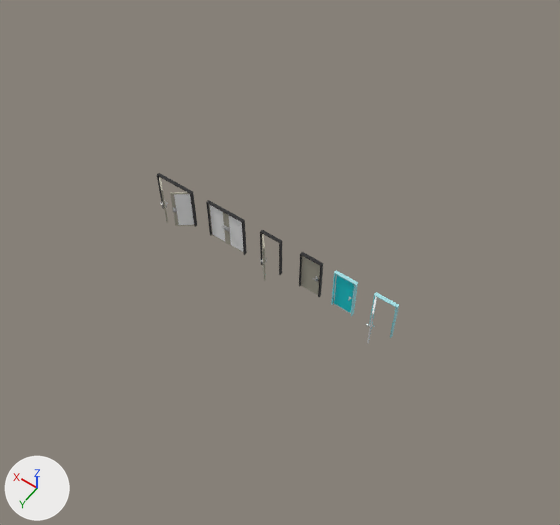
The FBX model Assets/Environment/Toy Item/doors.fbx: old version first, new version second.
Camera for both pictures: a 50 mm camera at (-14.1, 18.5, 29.9) aimed at (-1.5, 0.9, 2.3). Lighting does not change. The marker at lower left points along +X, +Y and +Z. Where no turn or scale is listed for an object, it has been applied to the vertices.

The first picture shows 'Pintu wc.003', 'frame kantor', 'frame kantor.001', 'frame wc', 'frame wc.001', 'framepintu masuk toko', 'framepintu masuk toko.001', 'pintu kantor', 'pintu kantor.001', 'pintu masuk toko', 'pintu masuk toko.001', 'pintu masuk toko.002', 'pintu masuk toko.003'.
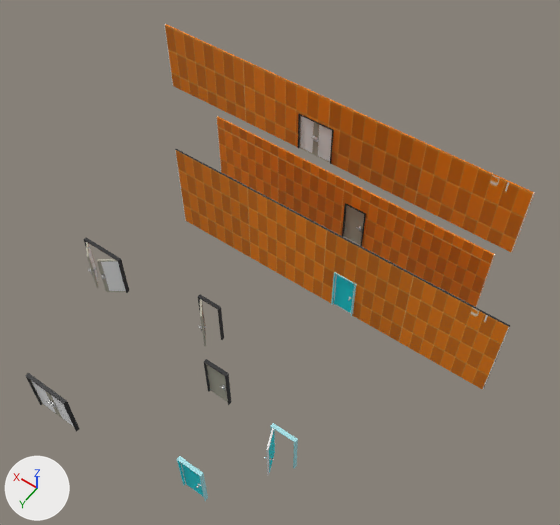
What differs and where, as boxes (x1, y1, x2, y2) in the pictures (560 x 525 px):
'frame wc', reshaped (1100% wider, 415% taller)
    before: (331, 270, 358, 316)
    after: (175, 149, 510, 390)
'framepintu masuk toko', reshaped, moved (783% wider, 311% taller)
    before: (206, 200, 247, 255)
    after: (164, 24, 534, 253)
'frame kantor', reshaped, moved (1020% wider, 317% taller)
    before: (299, 252, 323, 297)
    after: (216, 116, 495, 307)
'pintu masuk toko.003', moved
    before: (170, 192, 194, 226)
    after: (97, 259, 126, 292)
'pintu kantor.001', moved
    before: (301, 256, 320, 295)
    after: (344, 206, 364, 245)
'pintu masuk toko', moved
    before: (209, 205, 228, 244)
    after: (299, 116, 316, 155)
'pintu masuk toko.001', moved
    before: (226, 214, 244, 253)
    after: (315, 123, 332, 163)
'framepintu masuk toko.001', moved
    before: (157, 173, 197, 227)
    after: (83, 237, 129, 293)
'frame kantor.001', moved
    before: (260, 230, 282, 275)
    after: (198, 294, 224, 340)
'frame wc.001', moved
    before: (369, 292, 399, 338)
    after: (271, 423, 298, 469)
'framepintu masuk toko.002', added
    after: (25, 373, 80, 432)
'pintu kantor.002', added
    after: (206, 364, 228, 402)
'Pintu wc.003', moved
    before: (366, 296, 377, 344)
    after: (264, 428, 275, 475)
'Pintu wc.001', added
    after: (180, 462, 204, 497)
'frame wc.002', added
    after: (177, 456, 208, 501)
'pintu masuk toko.002', moved
    before: (159, 177, 168, 222)
    after: (86, 242, 98, 288)
'frame kantor.002', added
    after: (204, 359, 231, 405)
'pintu kantor', moved
    before: (260, 234, 267, 280)
    after: (199, 299, 206, 346)
'pintu masuk toko.005', added
    after: (31, 381, 60, 417)
'pintu masuk toko.004', added
    after: (48, 393, 74, 427)
part 1 of me_cube_025, added (brown)
    after: (216, 116, 495, 307)
part 2 of me_cube_021, added (brown)
    after: (175, 149, 510, 390)
part 3 of me_cube_029, added (brown)
    after: (164, 24, 534, 253)

Edits to the bpy script that builds the scene:
```text
Change me_cube_029:
    remove me_cube_029.from_pydata(...)  # 49 vertices, 80 faces; spans x -2.18..0.0, y -0.08..0.09, z 0.0..2.46
    add me_cube_029.from_pydata(...)  # 73 vertices, 128 faces; spans x -12.81..9.06, y -0.08..0.09, z 0.0..4.25
    me_cube_029 part 3: 24 vertices added at x -12.81..9.06, y -0.04..0.04, z 0.0..4.25
    add me_cube_029.materials.append(mat_wall)  # picture img_wall_jpg
Change me_cube_021:
    remove me_cube_021.from_pydata(...)  # 49 vertices, 80 faces; spans x -1.16..0.0, y -0.08..0.09, z 0.0..2.46
    add me_cube_021.from_pydata(...)  # 73 vertices, 128 faces; spans x -7.82..8.9, y -0.08..0.09, z 0.0..4.94
    me_cube_021 part 2: 24 vertices added at x -7.82..8.9, y -0.04..0.04, z 0.0..4.94
    add me_cube_021.materials.append(mat_material_006)  # black #212123
    add me_cube_021.materials.append(mat_wall)  # picture img_wall_jpg
Change me_cube_025:
    remove me_cube_025.from_pydata(...)  # 49 vertices, 80 faces; spans x -1.2..-0.04, y -0.08..0.09, z 0.01..2.47
    add me_cube_025.from_pydata(...)  # 73 vertices, 128 faces; spans x -7.48..7.68, y -0.08..0.09, z 0.01..3.89
    me_cube_025 part 1: 24 vertices added at x -7.48..7.68, y -0.03..0.05, z 0.01..3.89
    add me_cube_025.materials.append(mat_wall)  # picture img_wall_jpg
Change ob_pintu_masuk_toko_002:
    ob_pintu_masuk_toko_002.location: (6.43, -0.02, 0.01) -> (6.43, 5.05, 0.01)
Change ob_framepintu_masuk_toko:
    ob_framepintu_masuk_toko.location: (3.37, 0.01, 0.01) -> (3.37, -7.71, 0.01)
Change ob_frame_wc_001:
    ob_frame_wc_001.location: (-5.96, 0.01, 0.01) -> (-5.96, 7.65, 0.01)
Change ob_framepintu_masuk_toko_001:
    ob_framepintu_masuk_toko_001.location: (6.5, 0.01, 0.01) -> (6.5, 5.08, 0.01)
Change ob_pintu_masuk_toko:
    ob_pintu_masuk_toko.location: (3.31, -0.02, 0.01) -> (3.31, -7.75, 0.01)
Change ob_frame_kantor_001:
    ob_frame_kantor_001.location: (0.24, 0.0, 0.0) -> (0.24, 4.53, 0.0)
Change ob_pintu_kantor_001:
    ob_pintu_kantor_001.location: (-2.12, -0.02, 0.01) -> (-2.12, -3.79, 0.01)
Change ob_pintu_kantor:
    ob_pintu_kantor.location: (0.14, -0.02, 0.01) -> (0.14, 4.51, 0.01)
Change ob_pintu_wc_003:
    ob_pintu_wc_003.location: (-6.02, -0.02, 0.01) -> (-6.02, 7.61, 0.01)
Change ob_pintu_masuk_toko_003:
    ob_pintu_masuk_toko_003.location: (4.38, -0.02, 0.01) -> (4.38, 5.05, 0.01)
Change ob_pintu_masuk_toko_001:
    ob_pintu_masuk_toko_001.location: (1.25, -0.02, 0.01) -> (1.25, -7.75, 0.01)
Change ob_frame_kantor:
    ob_frame_kantor.location: (-2.01, 0.0, 0.0) -> (-2.01, -3.76, 0.0)
Add ob_frame_wc_002:
    ob_frame_wc_002 = bpy.data.objects.new('frame wc.002', me_cube_038)  # 49 vertices, 80 faces; spans x -1.16..0.0, y -0.08..0.09, z 0.0..2.46; in mat_material_001 (cyan #00dfe7), mat_material_003 (cyan #a5e2e7)
    ob_frame_wc_002.location = (-3.88, 10.78, 0.01)
Add ob_frame_kantor_002:
    ob_frame_kantor_002 = bpy.data.objects.new('frame kantor.002', me_cube_037)  # 49 vertices, 80 faces; spans x -1.2..-0.04, y -0.08..0.09, z 0.01..2.47; in mat_material_009 (black #212123)
    ob_frame_kantor_002.location = (-2.01, 6.91, 0.0)
Add ob_pintu_masuk_toko_005:
    ob_pintu_masuk_toko_005 = bpy.data.objects.new('pintu masuk toko.005', me_cube_041)  # 184 vertices, 348 faces; spans x -1.03..0.0, y -0.18..0.18, z 0.0..2.4; in mat_material_010 (grey #b2ae9d), mat_material_011 (white #e7e7e7), mat_glass_001 (white #ffffff)
    ob_pintu_masuk_toko_005.location = (3.31, 11.56, 0.01)
Add ob_pintu_kantor_002:
    ob_pintu_kantor_002 = bpy.data.objects.new('pintu kantor.002', me_cube_036)  # 180 vertices, 340 faces; spans x -1.03..0.0, y -0.13..0.18, z 0.0..2.4; in mat_material_007 (grey #b2ae9d), mat_material_008 (white #e7e7e7)
    ob_pintu_kantor_002.location = (-2.12, 6.88, 0.01)
Add ob_framepintu_masuk_toko_002:
    ob_framepintu_masuk_toko_002 = bpy.data.objects.new('framepintu masuk toko.002', me_cube_042)  # 49 vertices, 80 faces; spans x -2.18..0.0, y -0.08..0.09, z 0.0..2.46; in mat_material_012 (black #212123)
    ob_framepintu_masuk_toko_002.location = (3.37, 11.59, 0.01)
Add ob_pintu_masuk_toko_004:
    ob_pintu_masuk_toko_004 = bpy.data.objects.new('pintu masuk toko.004', me_cube_040)  # 184 vertices, 348 faces; spans x 0.0..1.03, y -0.18..0.18, z 0.0..2.4; in mat_material_010 (grey #b2ae9d), mat_material_011 (white #e7e7e7), mat_glass_001 (white #ffffff)
    ob_pintu_masuk_toko_004.location = (1.25, 11.56, 0.01)
Add ob_pintu_wc_001:
    ob_pintu_wc_001 = bpy.data.objects.new('Pintu wc.001', me_cube_022.copy())  # the mesh of ob_pintu_wc_002
    ob_pintu_wc_001.location = (-3.94, 10.75, 0.01)
```
